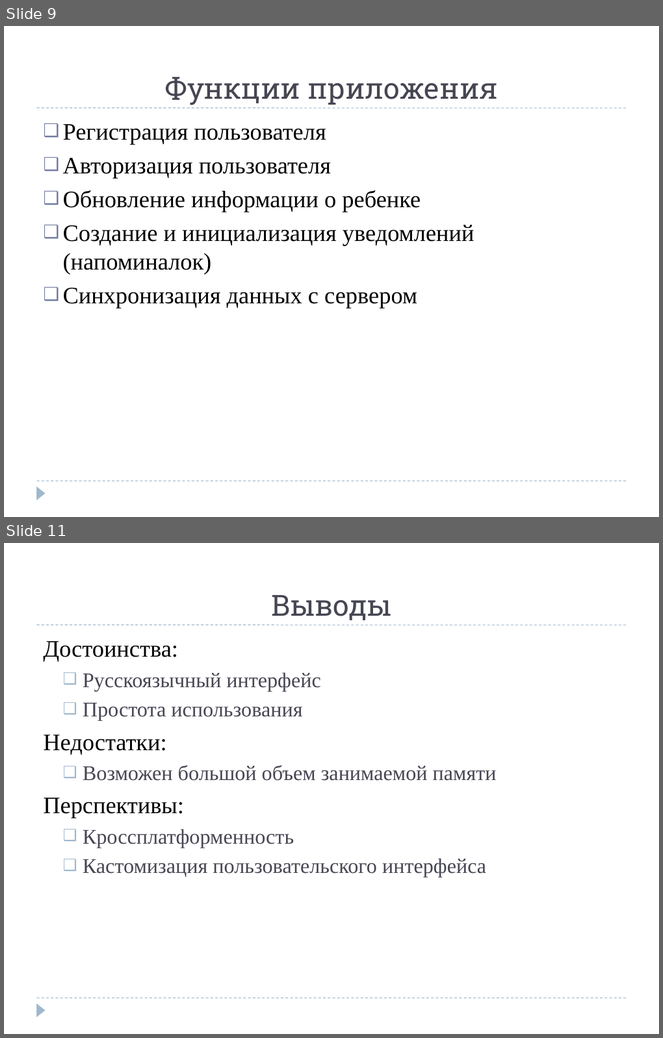
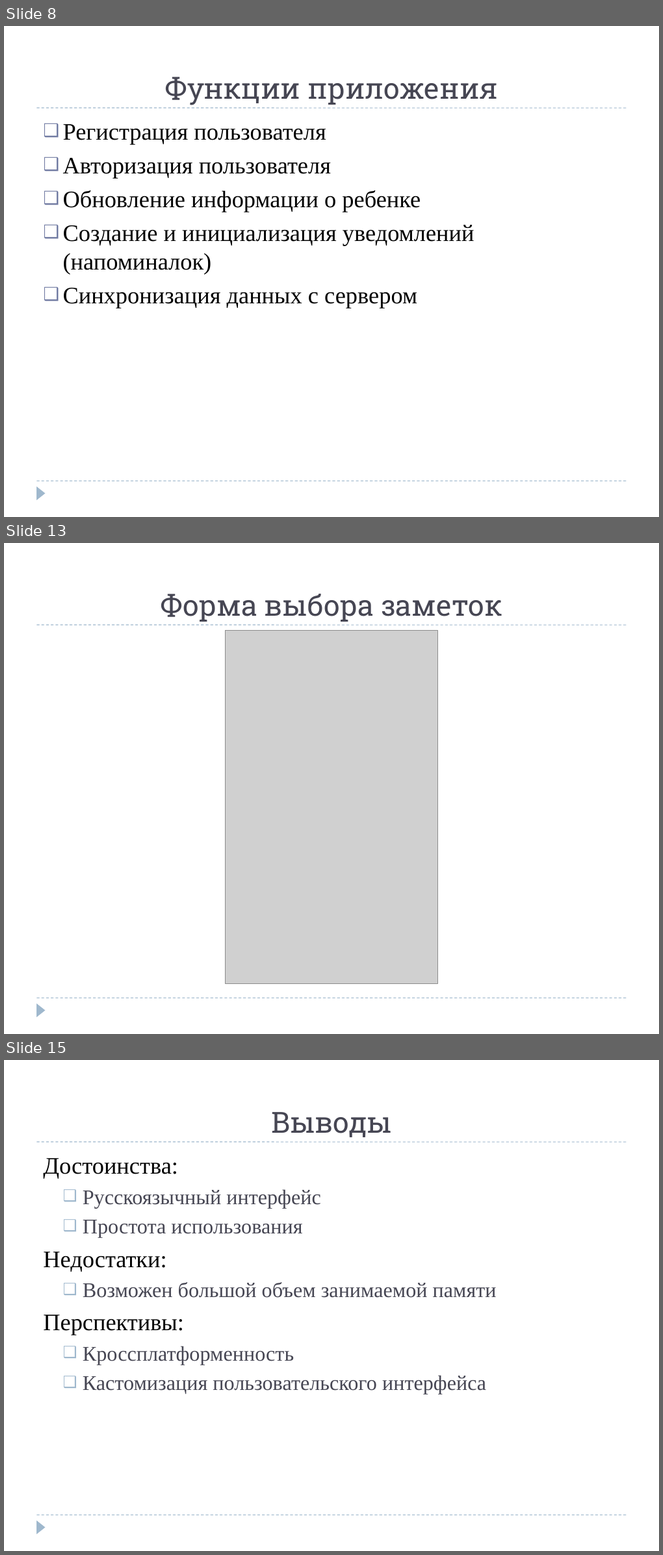
Before and after one commit to Balkonskii/Diplom, a slide deck: Разработка приложения «Карта развития ребенка» под.pptx. Shown one above the other, each under a label of ours: slides 9 and 11 before the commit, slides 8, 13 and 15 after it; the slides between them are not shown. The pictures are 663x1038 and 663x1555 pixels, drawn with LibreOffice and Linux fonts; fonts in the diff are those of the drawing; grey boxes stand for pictures. Boxes give left, top, right and bottom in pixels: in the first picture for what was removed or moved away, otherwise in the second. Text is boxed around its words. In the diff, an @@ line names an element or a change of style, - is before the commit and + after.

```diff
--- a/Разработка приложения «Карта развития ребенка» под.pptx
+++ b/Разработка приложения «Карта развития ребенка» под.pptx
@@ slide 13 added at (4,543,659,1034), background #FFFFFF; not listed: 3 template elements that a slide beside it also shows @@
@@ title added at (160,594,503,622), 32 pt, text #464653 @@
+Форма выбора заметок
@@ picture added at (226,630,438,984) @@
@@ what was slide 9 is now slide 8 @@
@@ what was slide 11 is now slide 15 @@
```
Also in this commit, not shown: 1 slide changed, 4 other slides added, 3 other files.
